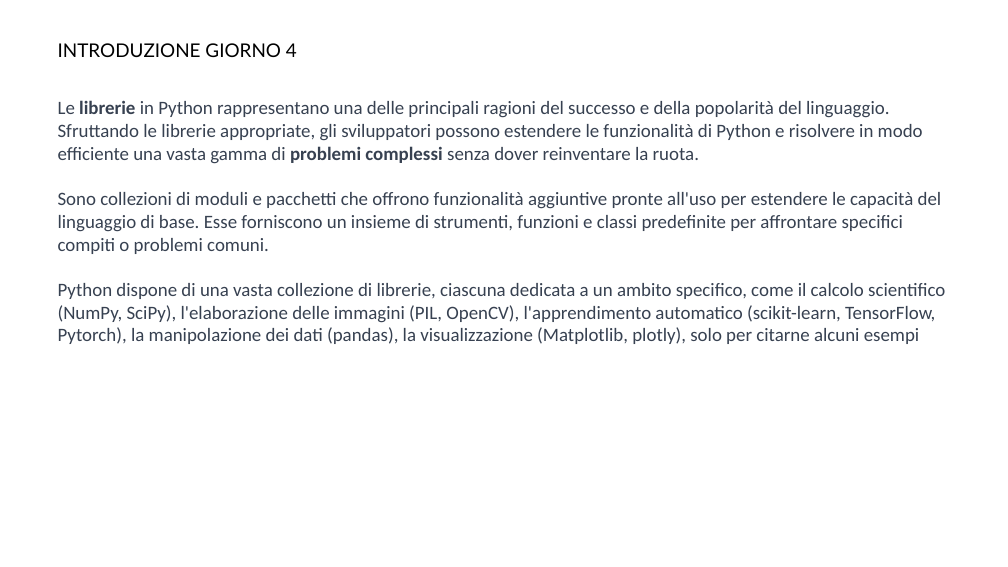
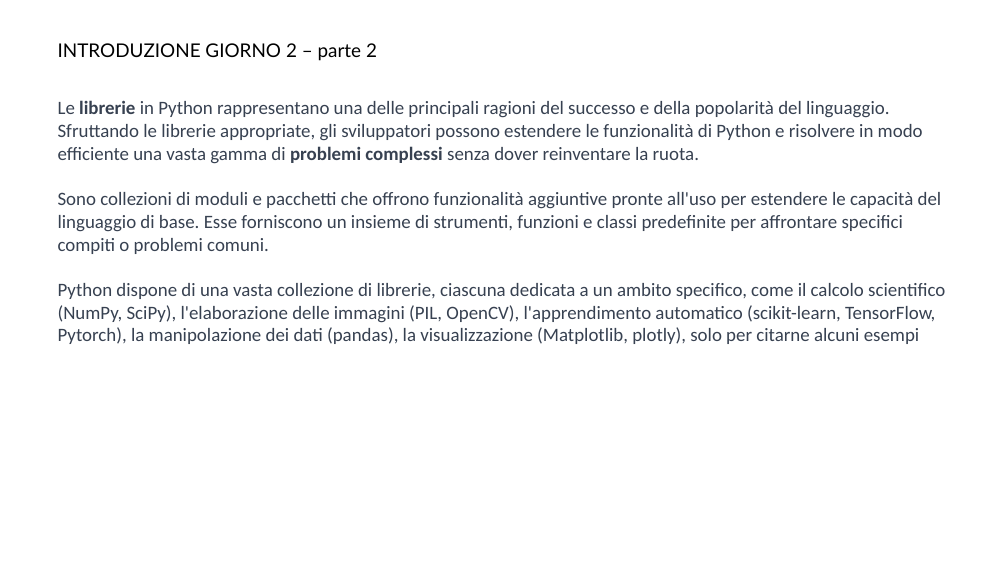
Before and after one commit to AndreaCorvaglia0/python-base, a slide deck: slide 12 of Presentazione_python_base.pptx (slide 13 before the commit). Drawn at 1008x567 pixels with LibreOffice and Linux fonts; fonts in the diff are those of the drawing; background and template pictures are left out. Boxes give left, top, right and bottom in pixels: in the first picture for what was removed or moved away, otherwise in the second. Text is boxed around its words. In the diff, an @@ line names an element or a change of style, - is before the commit and + after.

```diff
--- a/Presentazione_python_base.pptx
+++ b/Presentazione_python_base.pptx
@@ text at [58, 43, 377, 61]: text changed @@
-INTRODUZIONE GIORNO 4
+INTRODUZIONE GIORNO 2 – parte 2
```
Also in this commit, not shown: 6 other slides changed, 1 slide removed.
